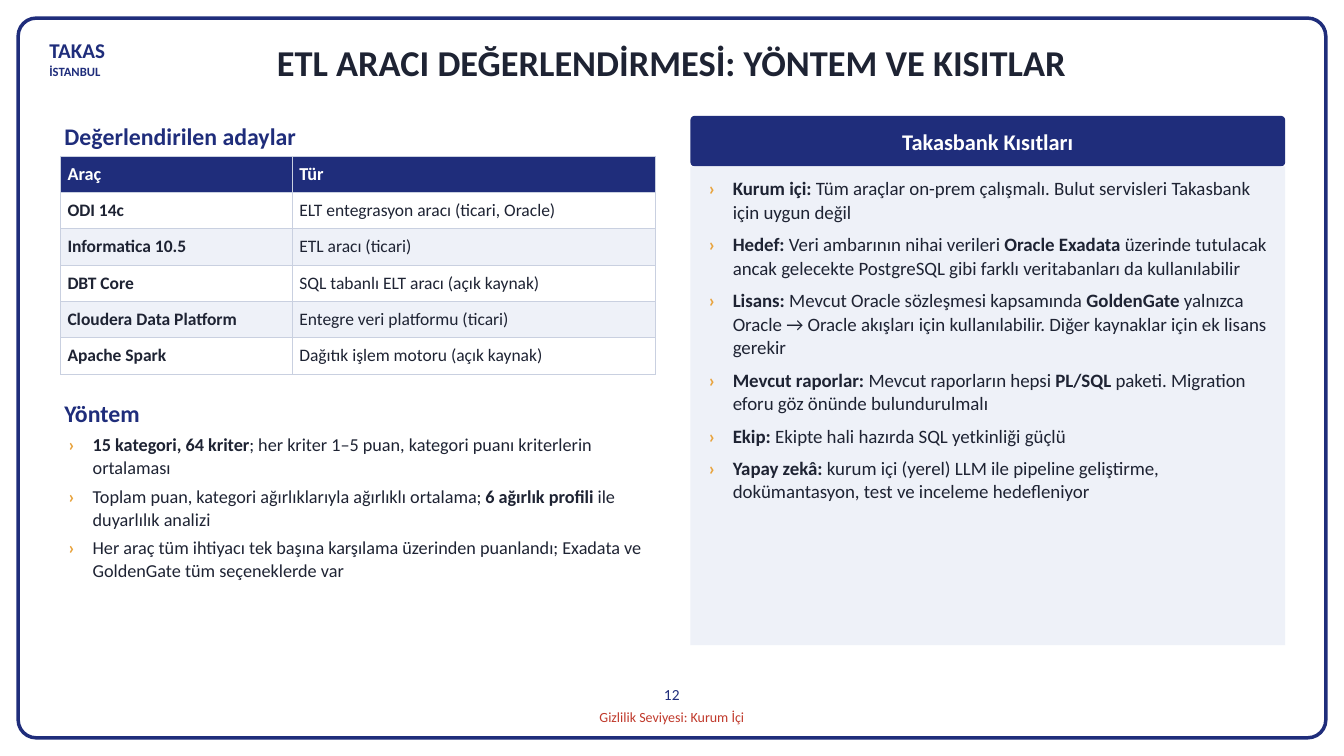
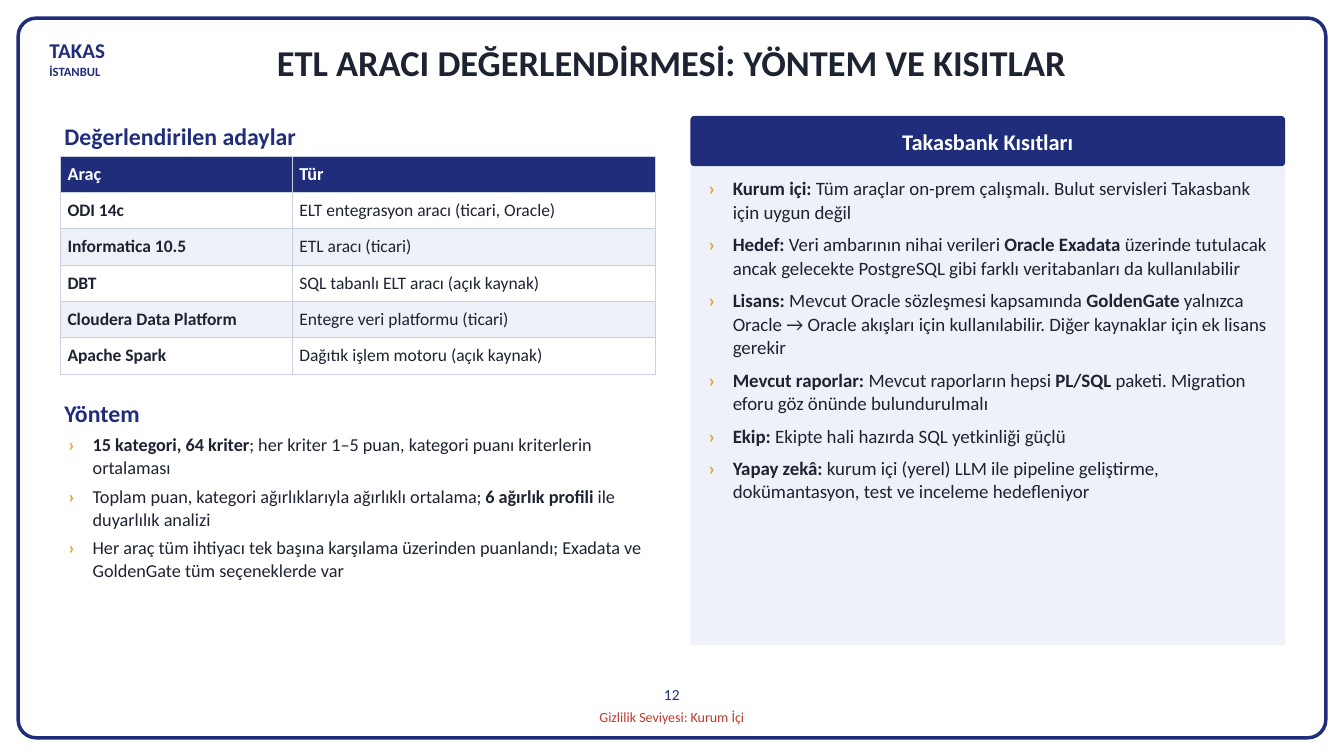
Before and after one commit to hanifidemirel0/Cursor-Projects, a slide deck: slide 12 of outputs/dwh-sunum-kasim-2026/5 - DWHSunum_Kasim2026.pptx. Drawn at 1344x756 pixels with LibreOffice and Linux fonts; fonts in the diff are those of the drawing. Boxes give left, top, right and bottom in pixels: in the first picture for what was removed or moved away, otherwise in the second. Text is boxed around its words. In the diff, an @@ line names an element or a change of style, - is before the commit and + after.

```diff
--- a/outputs/dwh-sunum-kasim-2026/5 - DWHSunum_Kasim2026.pptx
+++ b/outputs/dwh-sunum-kasim-2026/5 - DWHSunum_Kasim2026.pptx
@@ table at <box>60,156,655,374</box> @@
-row 4, column 1: DBT Core
+row 4, column 1: DBT
```
Also in this commit, not shown: 6 other slides changed, 2 other files.
